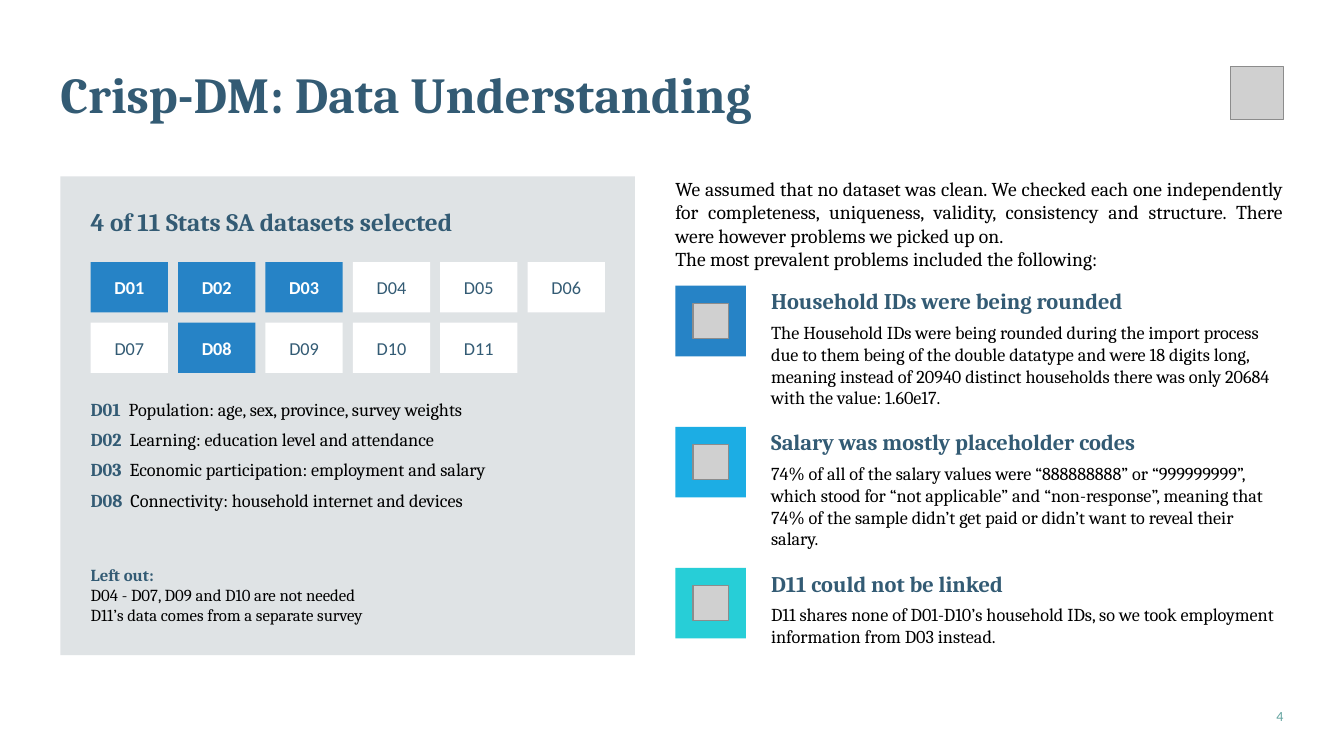
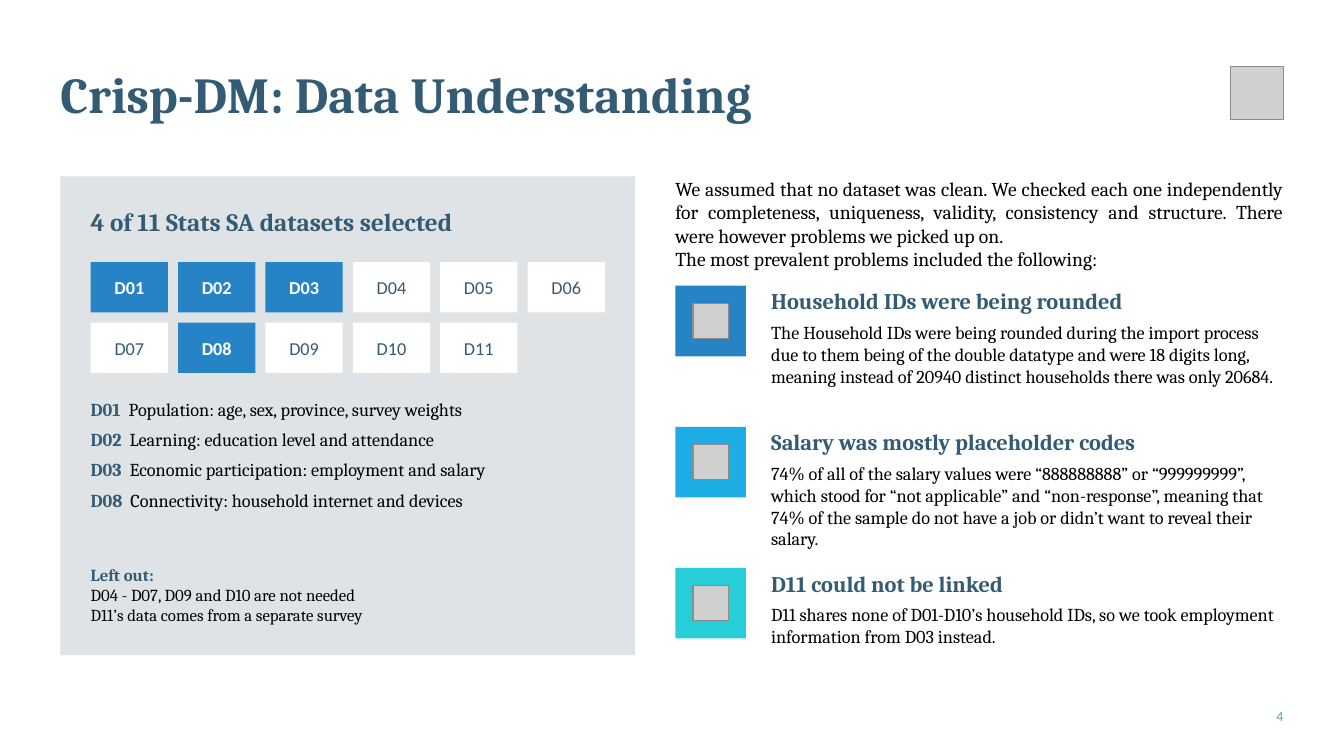
Before and after one commit to Henri-Claassen/BIN381, a slide deck: slide 4 of Documentation/Milestone Documentation/Milestone 4/BIN381 Project Final Presentation Submit.pptx. Drawn at 1344x756 pixels with LibreOffice and Linux fonts; fonts in the diff are those of the drawing; grey boxes stand for pictures. Boxes give left, top, right and bottom in pixels: in the first picture for what was removed or moved away, otherwise in the second. Text is boxed around its words. In the diff, an @@ line names an element or a change of style, - is before the commit and + after.

```diff
--- a/Documentation/Milestone Documentation/Milestone 4/BIN381 Project Final Presentation Submit.pptx
+++ b/Documentation/Milestone Documentation/Milestone 4/BIN381 Project Final Presentation Submit.pptx
@@ text at [771,326,1273,387]: text changed @@
-The Household IDs were being rounded during the import process due to them being of the double datatype and were 18 digits long, meaning instead of 20940 distinct households there was only 20684 with the value: 1.60e17.
+The Household IDs were being rounded during the import process due to them being of the double datatype and were 18 digits long, meaning instead of 20940 distinct households there was only 20684.
@@ text at [771,467,1262,549]: text changed @@
-74% of all of the salary values were “888888888” or “999999999”, which stood for “not applicable” and “non-response”, meaning that 74% of the sample didn’t get paid or didn’t want to reveal their salary.
+74% of all of the salary values were “888888888” or “999999999”, which stood for “not applicable” and “non-response”, meaning that 74% of the sample do not have a job or didn’t want to reveal their salary.
```
Also in this commit, not shown: 2 other files.
